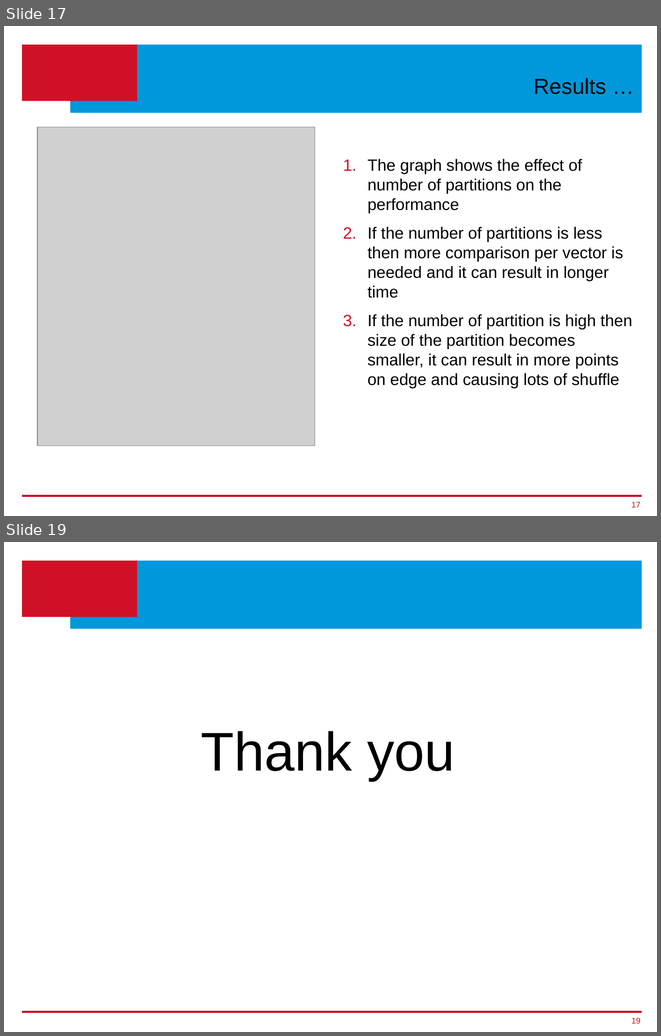
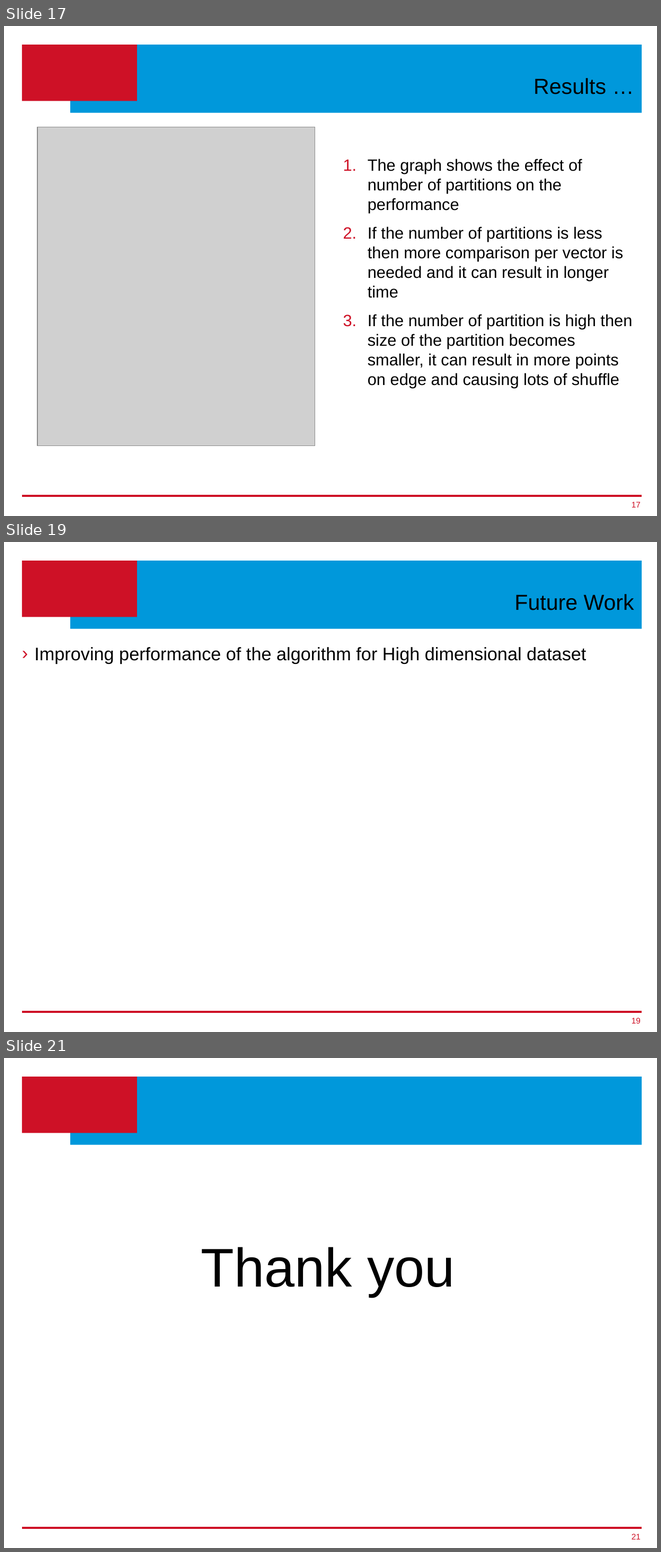
Before and after one commit to ageekymonk/syduni_ms_report, a slide deck: Thesis-Presentation_v1.pptx. Shown one above the other, each under a label of ours: slides 17 and 19 before the commit, slides 17, 19 and 21 after it; the slides between them are not shown. The pictures are 661x1036 and 661x1552 pixels, drawn with LibreOffice and Linux fonts; fonts in the diff are those of the drawing; grey boxes stand for pictures; background and template pictures are left out. Boxes give left, top, right and bottom in pixels: in the first picture for what was removed or moved away, otherwise in the second. Text is boxed around its words. In the diff, an @@ line names an element or a change of style, - is before the commit and + after.

```diff
--- a/Thesis-Presentation_v1.pptx
+++ b/Thesis-Presentation_v1.pptx
@@ slide 19 added at (4, 542, 657, 1032), background #FFFFFF; not listed: 3 template elements that a slide beside it also shows @@
@@ title added at (514, 594, 634, 610), 24 pt, text #000000 @@
+Future Work
@@ text added at (34, 647, 586, 663), 20 pt, text #000000 @@
+› Improving performance of the algorithm for High dimensional dataset
@@ page number added at (632, 1017, 641, 1023), 9 pt, text #CE1126 @@
+19
@@ what was slide 19 is now slide 21 @@
@@ page number at (632, 1533, 641, 1539): text changed @@
-19
+21
```
Also in this commit, not shown: 8 slides changed, 4 other slides added, 3 slides removed, 2 other files.
